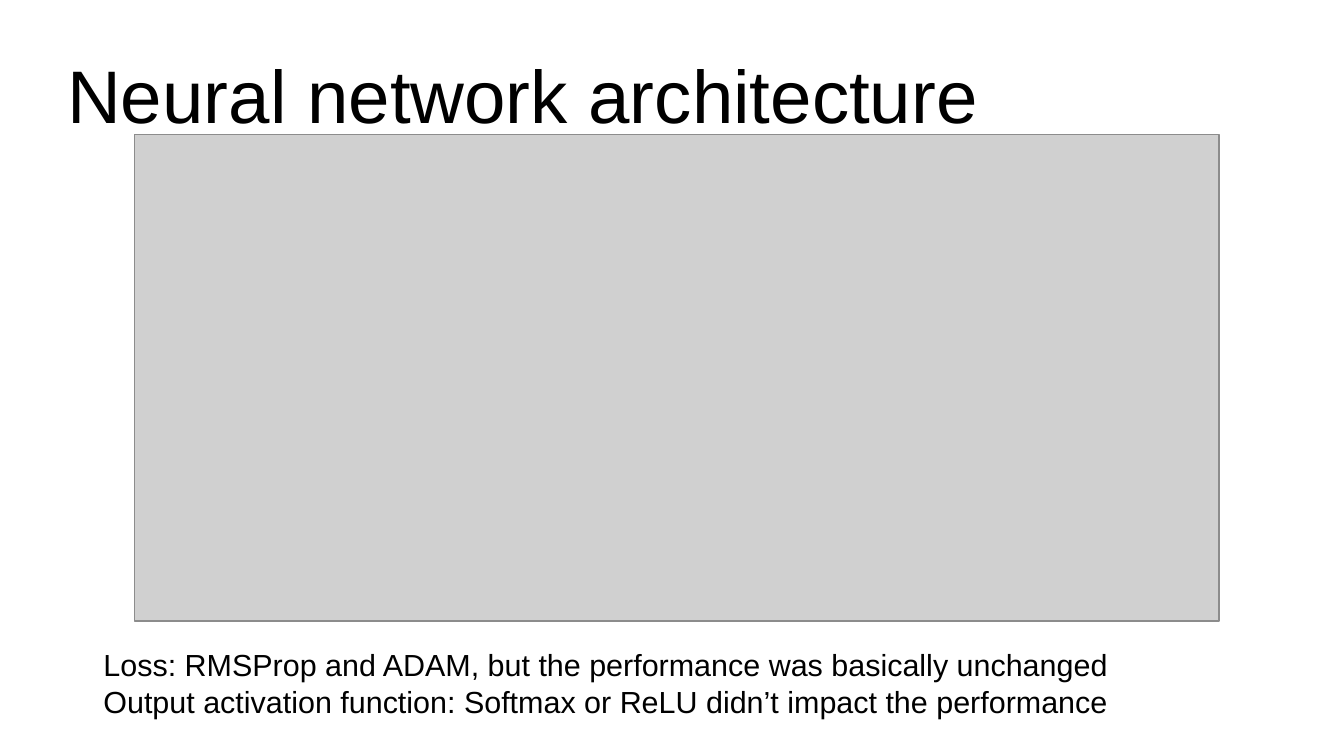
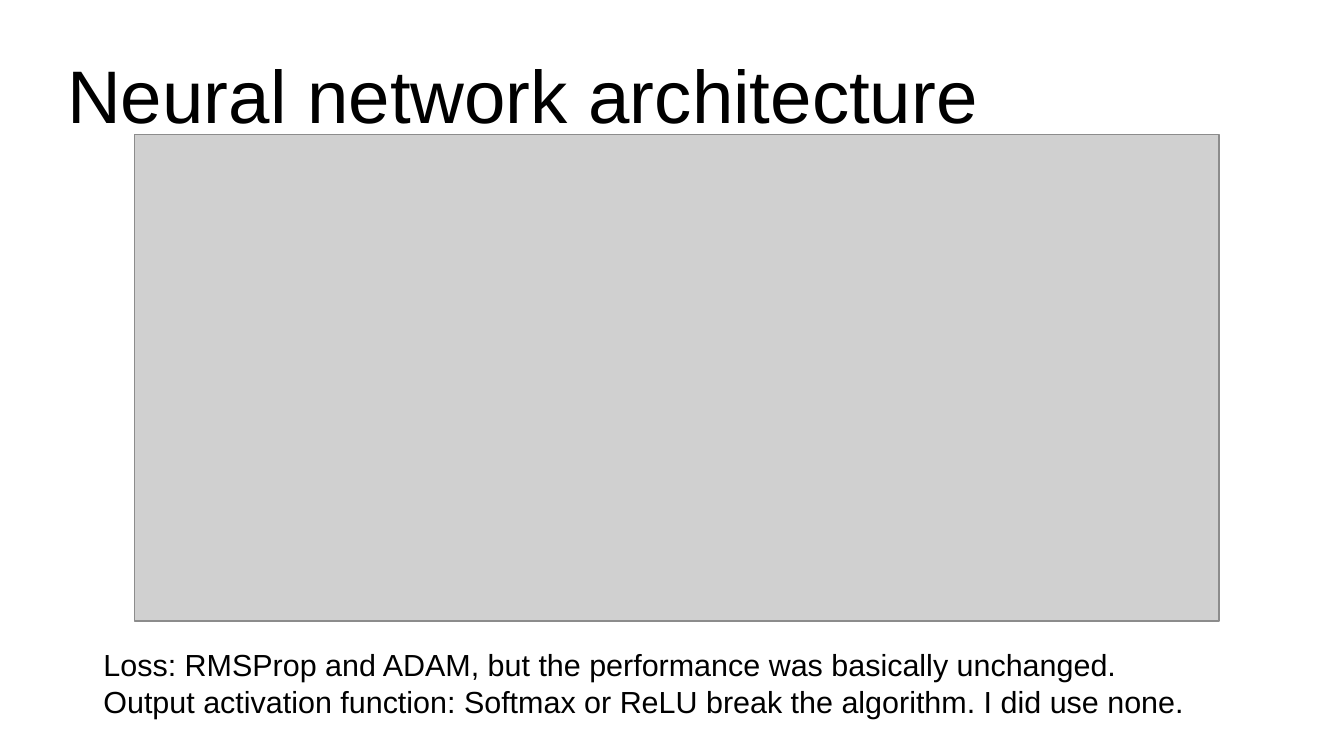
Before and after one commit to albertoZurini/magi, a slide deck: slide 12 of 1_anno/1_semestre/data_driven/proj/pres/Presentation.odp (slide 10 before the commit). Drawn at 1344x756 pixels with LibreOffice and Linux fonts; fonts in the diff are those of the drawing; grey boxes stand for pictures. Boxes give left, top, right and bottom in pixels: in the first picture for what was removed or moved away, otherwise in the second. Text is boxed around its words. In the diff, an @@ line names an element or a change of style, - is before the commit and + after.

```diff
--- a/1_anno/1_semestre/data_driven/proj/pres/Presentation.odp
+++ b/1_anno/1_semestre/data_driven/proj/pres/Presentation.odp
@@ text at <box>103,654,1183,718</box>: text changed @@
-Loss: RMSProp and ADAM, but the performance was basically unchanged
-Output activation function: Softmax or ReLU didn’t impact the performance
+Loss: RMSProp and ADAM, but the performance was basically unchanged.
+Output activation function: Softmax or ReLU break the algorithm. I did use none.
```
Also in this commit, not shown: 4 other slides changed, 4 slides added, 1 slide removed, 12 other files.
